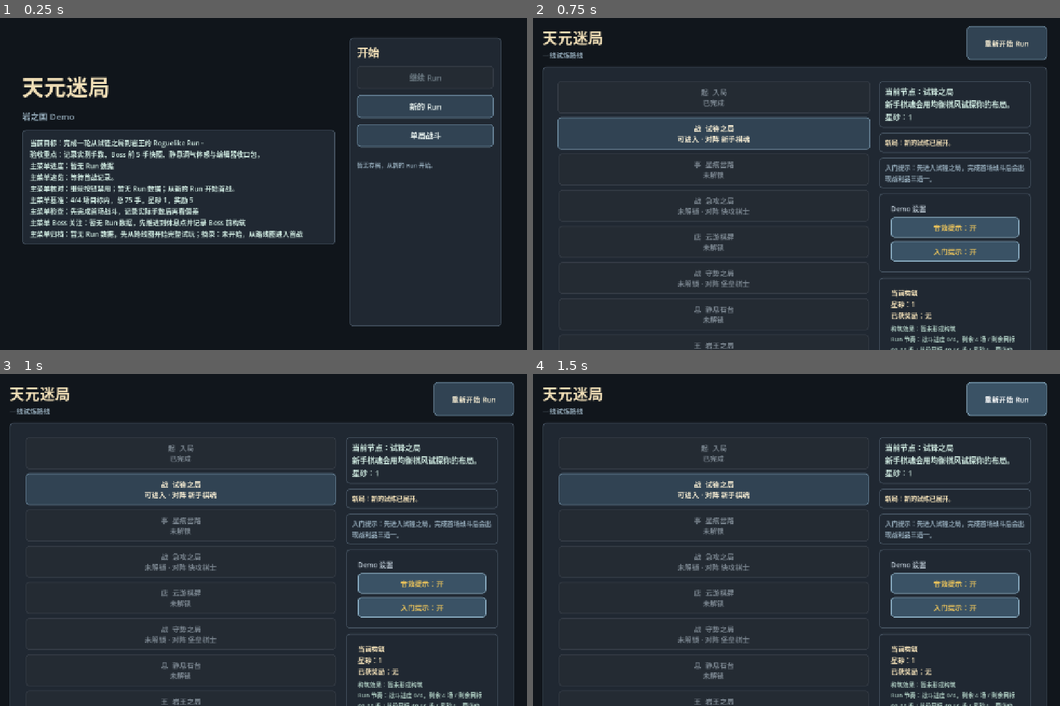
Above: before the commit, frames 1-4 (two rows, left to right).
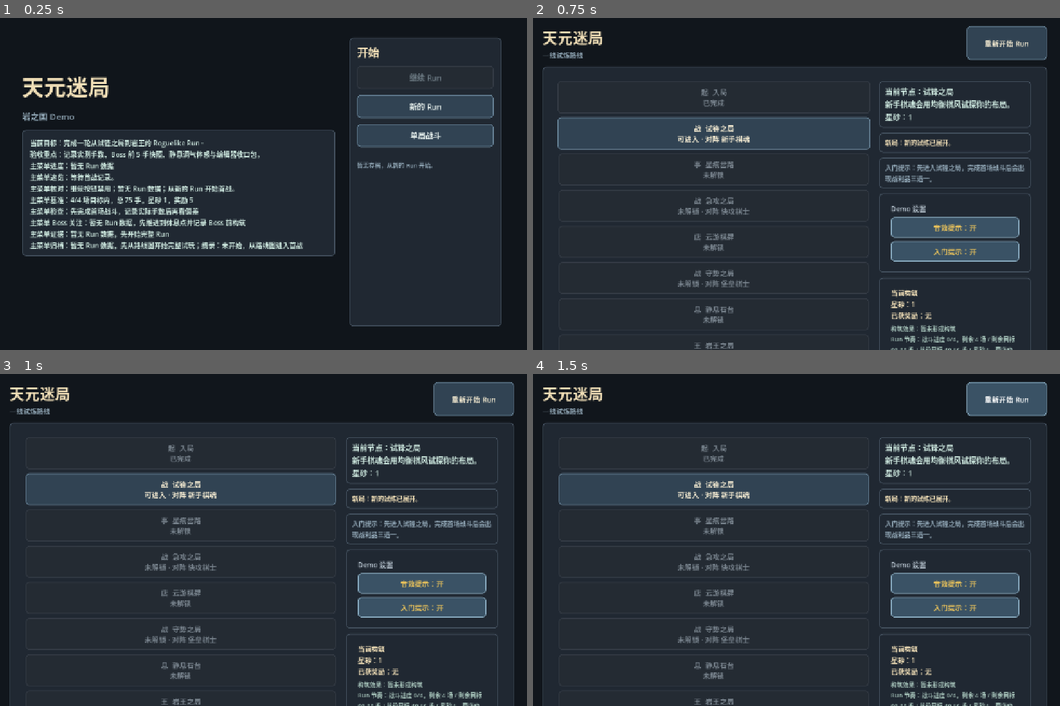
Above: after the commit, the same moments.

Repository: eason522/game
Game: Godot game, scene res://scenes/ui/MainMenu.tscn
Two runs of this game, one before a commit and one after it. Both use one fixed random seed, a clock stepped at 60 frames per second and the inputs below.
Inputs:
- Up to frame 1 (0.25 s): no input
- Up to frame 2 (0.75 s): click "新的 Run" at 0.5 s
- Up to frame 3 (1 s): no input
- Up to frame 4 (1.5 s): click "重新开始 Run" at 1.25 s

The runs differ from the first frame. In frame 1, 1.7% of the frame differs, in the area x 4-64%, y 64-72%; in frame 2, nothing differs; in frame 3, nothing differs; in frame 4, nothing differs.

Commit message:
推进主菜单证据行
主菜单复用编辑器证据清单，在进入路线图前展示样本覆盖、Boss 快照、静息调气、体感记录和可归档证据状态。补充主菜单冒烟测试覆盖无存档、部分样本和稳定完整 Run，并同步 README 与 DEVELOPMENT_PLAN.md。

Diff:
--- a/scripts/ui/MainMenu.gd
+++ b/scripts/ui/MainMenu.gd
@@ -160,7 +160,7 @@
 		var snapshot_lines: Array = playtest_simulator.get_live_playtest_snapshot_lines(resume_state)
 		continue_button.text = _resume_button_text(resume_state)
 		status_label.text = "检测到可继续的 Run。\n%s" % _first_line(next_action_lines)
-		summary_label.text = "%s\n主菜单进度：%s\n主菜单速览：%s\n%s\n%s\n%s\n%s\n%s" % [
+		summary_label.text = "%s\n主菜单进度：%s\n主菜单速览：%s\n%s\n%s\n%s\n%s\n%s\n%s" % [
 			_base_summary_text(),
 			_first_line(snapshot_lines).trim_prefix("实机快照："),
 			" / ".join(closeout_lines),
@@ -168,16 +168,18 @@
 			_get_main_menu_baseline_line(),
 			_get_main_menu_playtest_check_line(resume_state),
 			_get_main_menu_boss_focus_line(resume_state),
+			_get_main_menu_evidence_line(resume_state),
 			_get_main_menu_archive_excerpt_line(resume_state),
 		]
 	else:
 		continue_button.text = "继续 Run"
 		status_label.text = "暂无存档，从新的 Run 开始。"
-		summary_label.text = "%s\n主菜单进度：暂无 Run 数据\n主菜单速览：等待首战记录。\n主菜单核对：继续按钮禁用；暂无 Run 数据；从新的 Run 开始首战。\n%s\n%s\n%s\n%s" % [
+		summary_label.text = "%s\n主菜单进度：暂无 Run 数据\n主菜单速览：等待首战记录。\n主菜单核对：继续按钮禁用；暂无 Run 数据；从新的 Run 开始首战。\n%s\n%s\n%s\n%s\n%s" % [
 			_base_summary_text(),
 			_get_main_menu_baseline_line(),
 			_get_main_menu_playtest_check_line(null),
 			_get_main_menu_boss_focus_line(null),
+			_get_main_menu_evidence_line(null),
 			_get_main_menu_archive_excerpt_line(null),
 		]
 
@@ -242,6 +244,16 @@
 	return "主菜单 Boss 关注：%s" % _first_line(boss_lines).trim_prefix("Boss 实机检查：")
 
 
+func _get_main_menu_evidence_line(run_state) -> String:
+	var evidence_lines: Array = playtest_simulator.get_editor_evidence_checklist_lines(run_state)
+	var trimmed_lines: Array = []
+
+	for line in evidence_lines:
+		trimmed_lines.append(String(line).trim_prefix("编辑器证据："))
+
+	return "主菜单证据：%s" % " / ".join(trimmed_lines)
+
+
 func _get_main_menu_archive_excerpt_line(run_state) -> String:
 	var archive_lines: Array = playtest_simulator.get_editor_archive_record_lines(run_state)
 	var recap_lines: Array = playtest_simulator.get_editor_recap_excerpt_lines(run_state)
--- a/tests/main_menu_smoke.gd
+++ b/tests/main_menu_smoke.gd
@@ -64,6 +64,9 @@
 	if scene.summary_label == null or not scene.summary_label.text.contains("主菜单 Boss 关注") or not scene.summary_label.text.contains("先推进到休息点"):
 		failures.append("main menu: expected no-save boss focus line")
 
+	if scene.summary_label == null or not scene.summary_label.text.contains("主菜单证据") or not scene.summary_label.text.contains("暂无 Run 数据"):
+		failures.append("main menu: expected no-save evidence line")
+
 	if scene.summary_label == null or not scene.summary_label.text.contains("主菜单归档") or not scene.summary_label.text.contains("暂无 Run 数据"):
 		failures.append("main menu: expected no-save archive and excerpt line")
 
@@ -99,6 +102,9 @@
 
 	if scene.summary_label == null or not scene.summary_label.text.contains("主菜单 Boss 关注") or not scene.summary_label.text.contains("尚未验证静息调气"):
 		failures.append("main menu: expected saved-run boss focus line")
+
+	if scene.summary_label == null or not scene.summary_label.text.contains("主菜单证据") or not scene.summary_label.text.contains("样本 0/4"):
+		failures.append("main menu: expected saved-run evidence line to request the first battle")
 
 	if scene.summary_label == null or not scene.summary_label.text.contains("主菜单归档") or not scene.summary_label.text.contains("等待首战记录"):
 		failures.append("main menu: expected saved-run archive line to wait for the first battle")
@@ -125,6 +131,9 @@
 
 	if scene.summary_label == null or not scene.summary_label.text.contains("主菜单检查") or not scene.summary_label.text.contains("继续补齐完整 Run 实测 1/4 场"):
 		failures.append("main menu: expected checklist to reflect partial live run progress")
+
+	if scene.summary_label == null or not scene.summary_label.text.contains("主菜单证据") or not scene.summary_label.text.contains("样本 1/4"):
+		failures.append("main menu: expected evidence line to reflect partial live run progress")
 
 	if scene.summary_label == null or not scene.summary_label.text.contains("主菜单归档") or not scene.summary_label.text.contains("样本 1/4 未齐"):
 		failures.append("main menu: expected archive line to keep partial saved runs open")
@@ -186,6 +195,9 @@
 	if scene.summary_label == null or not scene.summary_label.text.contains("主菜单归档") or not scene.summary_label.text.contains("可归档 Demo 验收"):
 		failures.append("main menu: expected accepted run archive result on the menu")
 
+	if scene.summary_label == null or not scene.summary_label.text.contains("主菜单证据") or not scene.summary_label.text.contains("可归档 Demo 验收证据"):
+		failures.append("main menu: expected accepted run evidence result on the menu")
+
 	if scene.summary_label == null or not scene.summary_label.text.contains("摘录：Demo 验收通过"):
 		failures.append("main menu: expected accepted run recap excerpt on the menu")
 
Not shown, changed: DEVELOPMENT_PLAN.md
Not shown, changed: README.md
